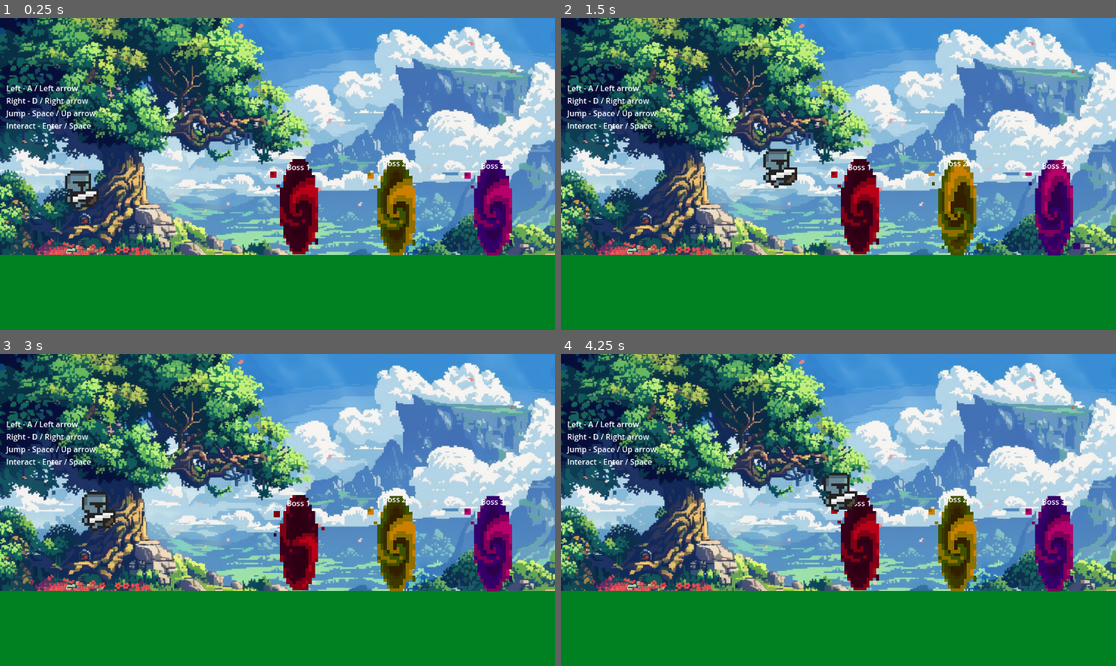
Above: before the commit, frames 1-4 (two rows, left to right).
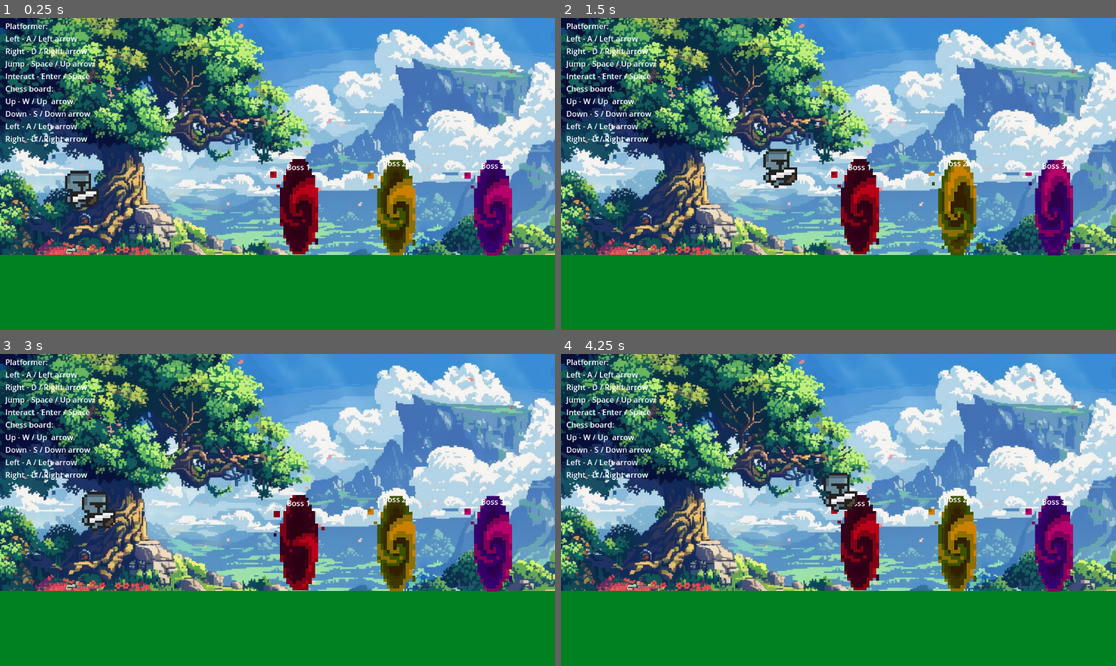
Above: after the commit, the same moments.

Repository: Sam-Gaudet/GameDevProject
Game: Godot game, scene res://Scenes/SamScenesAndScripts/hub.tscn
Two runs of this game, one before a commit and one after it. Both use one fixed random seed, a clock stepped at 60 frames per second and the inputs below. This scene is started directly instead of the project's main scene.
Inputs:
- Up to frame 1 (0.25 s): no input
- Up to frame 2 (1.5 s): tap Enter (ui_accept) at 0.5, 1.35 s; hold Enter (ui_accept) 0.53-1.28 s; hold D (move_right) from 0.53 s (still down); tap Space (jump) at 0.77 s
- Up to frame 3 (3 s): tap Space (jump) at 1.52 s; release D (move_right) at 2.03 s; hold A (move_left) 2.03-2.78 s; hold Enter (ui_accept) 2.03-2.78 s; hold D (move_right) from 2.78 s (still down); tap Enter (ui_accept) at 2.85 s
- Up to frame 4 (4.25 s): keep holding D (move_right); tap Space (jump) at 3.02, 3.77 s; hold Enter (ui_accept) from 3.53 s (still down)

The runs differ from the first frame. In frame 1, 1.5% of the frame differs, in the area x 0-18%, y 1-41%; in frame 2, 1.5%; in frame 3, 1.5%; in frame 4, 1.5%.

Commit message:
Updated controls

Diff:
--- a/game-dev-project/Scenes/Gameboard/main_character.gd
+++ b/game-dev-project/Scenes/Gameboard/main_character.gd
@@ -39,13 +39,13 @@
 
 func handle_input():
 	var input_vector = Vector2.ZERO
-	if Input.is_action_just_pressed("ui_up"):
+	if Input.is_action_just_pressed("move_up"):
 		input_vector.y -= 1
-	elif Input.is_action_just_pressed("ui_down"):
+	elif Input.is_action_just_pressed("move_down"):
 		input_vector.y += 1
-	elif Input.is_action_just_pressed("ui_left"):
+	elif Input.is_action_just_pressed("move_left"):
 		input_vector.x -= 1
-	elif Input.is_action_just_pressed("ui_right"):
+	elif Input.is_action_just_pressed("move_right"):
 		input_vector.x += 1
 
 	if input_vector != Vector2.ZERO:
--- a/game-dev-project/Scenes/SamScenesAndScripts/hub.tscn
+++ b/game-dev-project/Scenes/SamScenesAndScripts/hub.tscn
@@ -202,12 +202,24 @@
 position = Vector2(161, 315)
 collision_mask = 6
 
+[node name="Controls2" type="Label" parent="."]
+offset_left = 11.0
+offset_top = 135.0
+offset_right = 197.0
+offset_bottom = 262.0
+text = "Chess board:
+Up - W / Up  arrow
+Down - S / Down arrow
+Left - A / Left arrow
+Right - D / Right arrow"
+
 [node name="Controls" type="Label" parent="."]
-offset_left = 13.0
-offset_top = 134.0
-offset_right = 199.0
-offset_bottom = 235.0
-text = "Left - A / Left arrow
+offset_left = 11.0
+offset_top = 5.0
+offset_right = 197.0
+offset_bottom = 132.0
+text = "Platformer:
+Left - A / Left arrow
 Right - D / Right arrow
 Jump - Space / Up arrow
 Interact - Enter / Space"
--- a/game-dev-project/project.godot
+++ b/game-dev-project/project.godot
@@ -40,6 +40,18 @@
 , Object(InputEventKey,"resource_local_to_scene":false,"resource_name":"","device":0,"window_id":0,"alt_pressed":false, …(185 unchanged characters)…
 ]
 }
+move_up={
+"deadzone": 0.2,
+"events": [Object(InputEventKey,"resource_local_to_scene":false,"resource_name":"","device":-1,"window_id":0,"alt_pressed":false,"shift_pressed":false,"ctrl_pressed":false,"meta_pressed":false,"pressed":false,"keycode":0,"physical_keycode":87,"key_label":0,"unicode":119,"location":0,"echo":false,"script":null)
+, Object(InputEventKey,"resource_local_to_scene":false,"resource_name":"","device":0,"window_id":0,"alt_pressed":false,"shift_pressed":false,"ctrl_pressed":false,"meta_pressed":false,"pressed":false,"keycode":0,"physical_keycode":4194320,"key_label":0,"unicode":0,"location":0,"echo":false,"script":null)
+]
+}
+move_down={
+"deadzone": 0.2,
+"events": [Object(InputEventKey,"resource_local_to_scene":false,"resource_name":"","device":-1,"window_id":0,"alt_pressed":false,"shift_pressed":false,"ctrl_pressed":false,"meta_pressed":false,"pressed":false,"keycode":0,"physical_keycode":83,"key_label":0,"unicode":115,"location":0,"echo":false,"script":null)
+, Object(InputEventKey,"resource_local_to_scene":false,"resource_name":"","device":0,"window_id":0,"alt_pressed":false,"shift_pressed":false,"ctrl_pressed":false,"meta_pressed":false,"pressed":false,"keycode":0,"physical_keycode":4194322,"key_label":0,"unicode":0,"location":0,"echo":false,"script":null)
+]
+}
 
 [layer_names]
 
